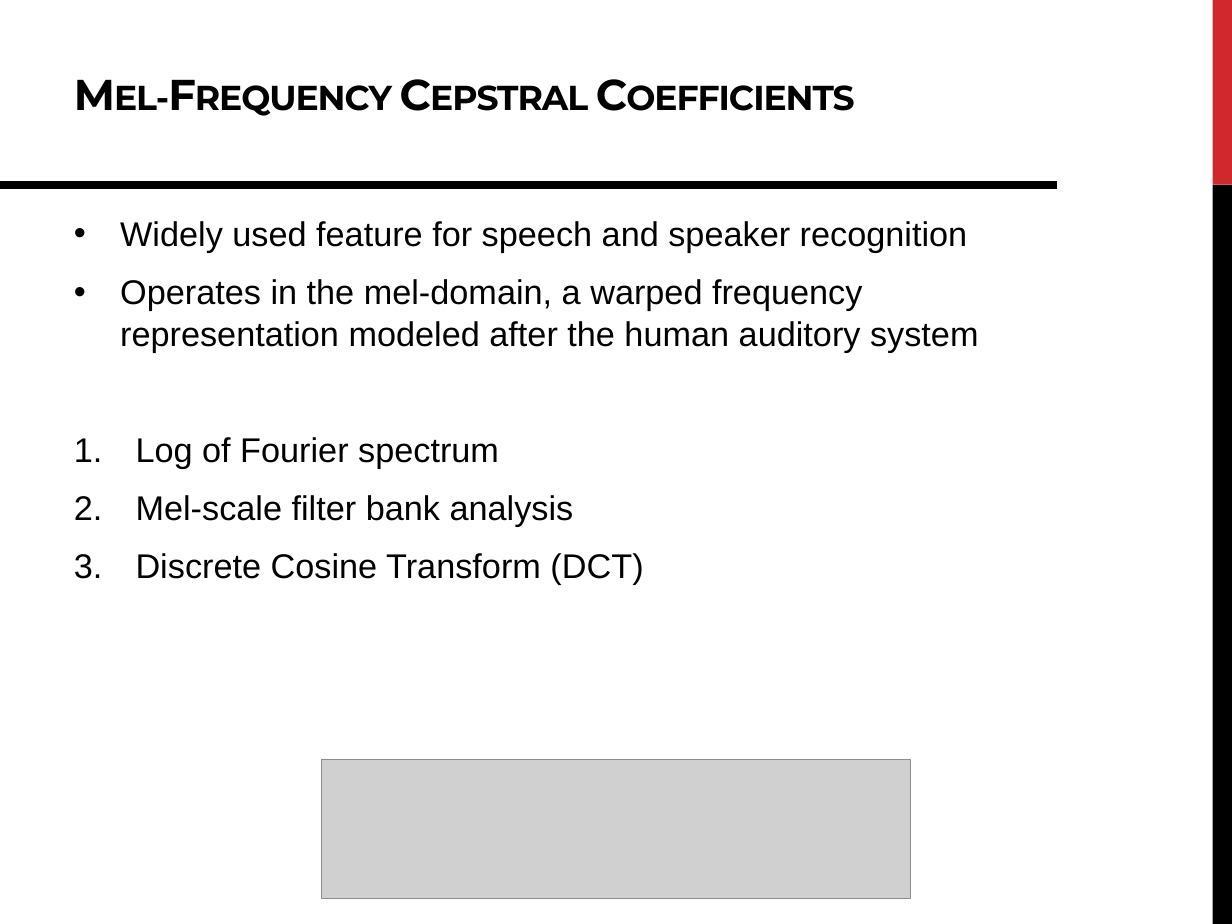
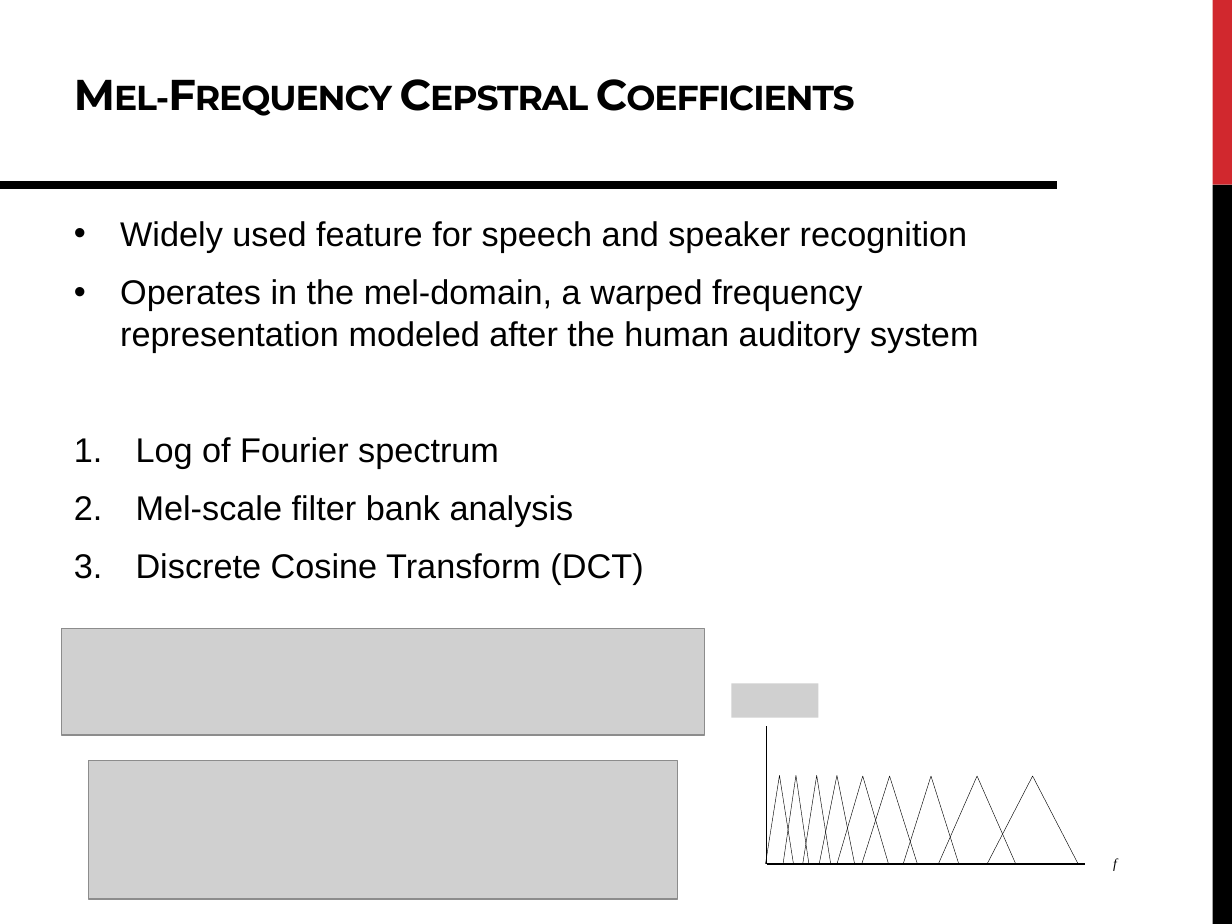
Before and after one commit to DavidRosenwasser/EE_M214A, a slide deck: slide 5 of Report/M214A Project Presentation.pptx. Drawn at 1232x924 pixels with LibreOffice and Linux fonts; fonts in the diff are those of the drawing; grey boxes stand for pictures. Boxes give left, top, right and bottom in pixels: in the first picture for what was removed or moved away, otherwise in the second. Text is boxed around its words. In the diff, an @@ line names an element or a change of style, - is before the commit and + after.

```diff
--- a/Report/M214A Project Presentation.pptx
+++ b/Report/M214A Project Presentation.pptx
@@ picture added at [62,628,705,734] @@
@@ picture: place and size @@
-picture at [322,760,910,898]
+picture at [89,760,678,898]
@@ group added at [732,684,1117,871]: 9 triangles, 2 lines, 1 text, 1 picture @@
+f
```
Also in this commit, not shown: 2 other slides changed, 1 slide added.
